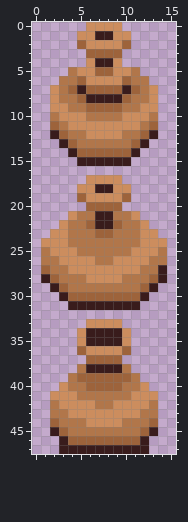
Two states of a pixel-art file, Artwork/TileSets/Objects/Interactable objects/Pots.ase. Above, as it was before the edit.
16x48 pixels, 1 frame.
And afterwards:
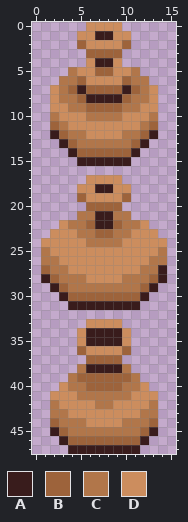
Palette (. is transparent): A #391c1c  B #9d633b  C #b1764a  D #cc8d5e
What changed:
y 21: x 4 D -> .; x 11 D -> .
y 23: x 4 C -> D; x 11 C -> D
y 24: x 4..5 CC -> DD; x 10..11 CC -> DD
y 25: x 5..10 CCCCCC -> DDDDDD
y 26: x 7..8 CC -> DD
y 47: x 3 A -> .; x 12 A -> .
